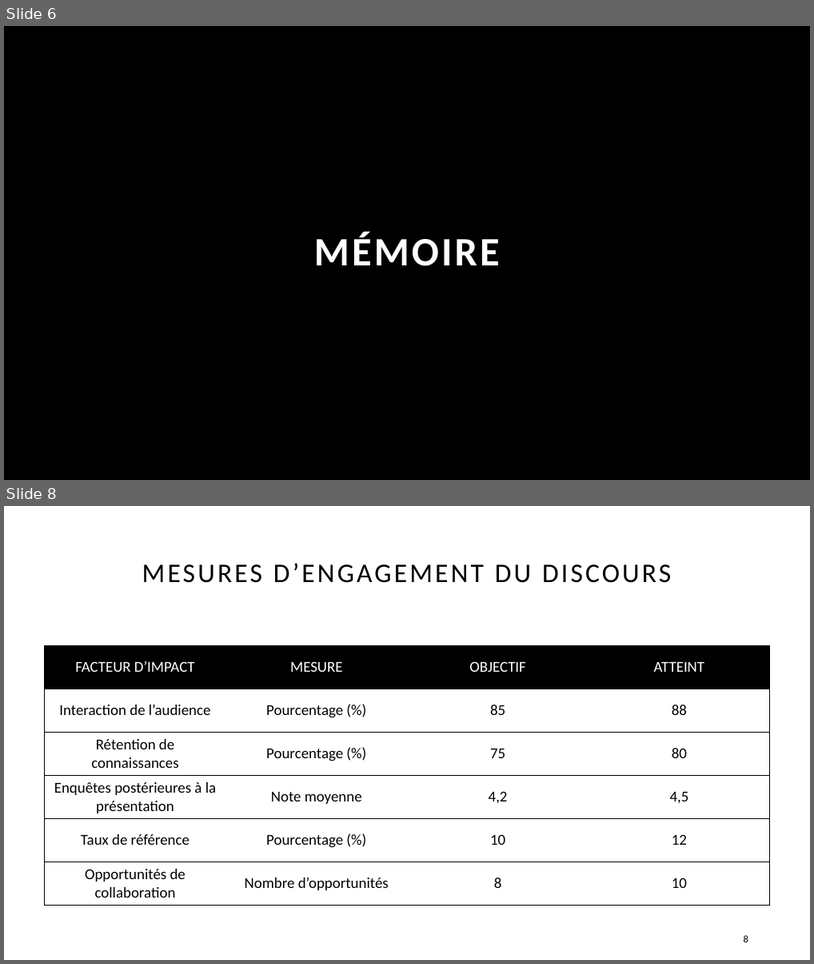
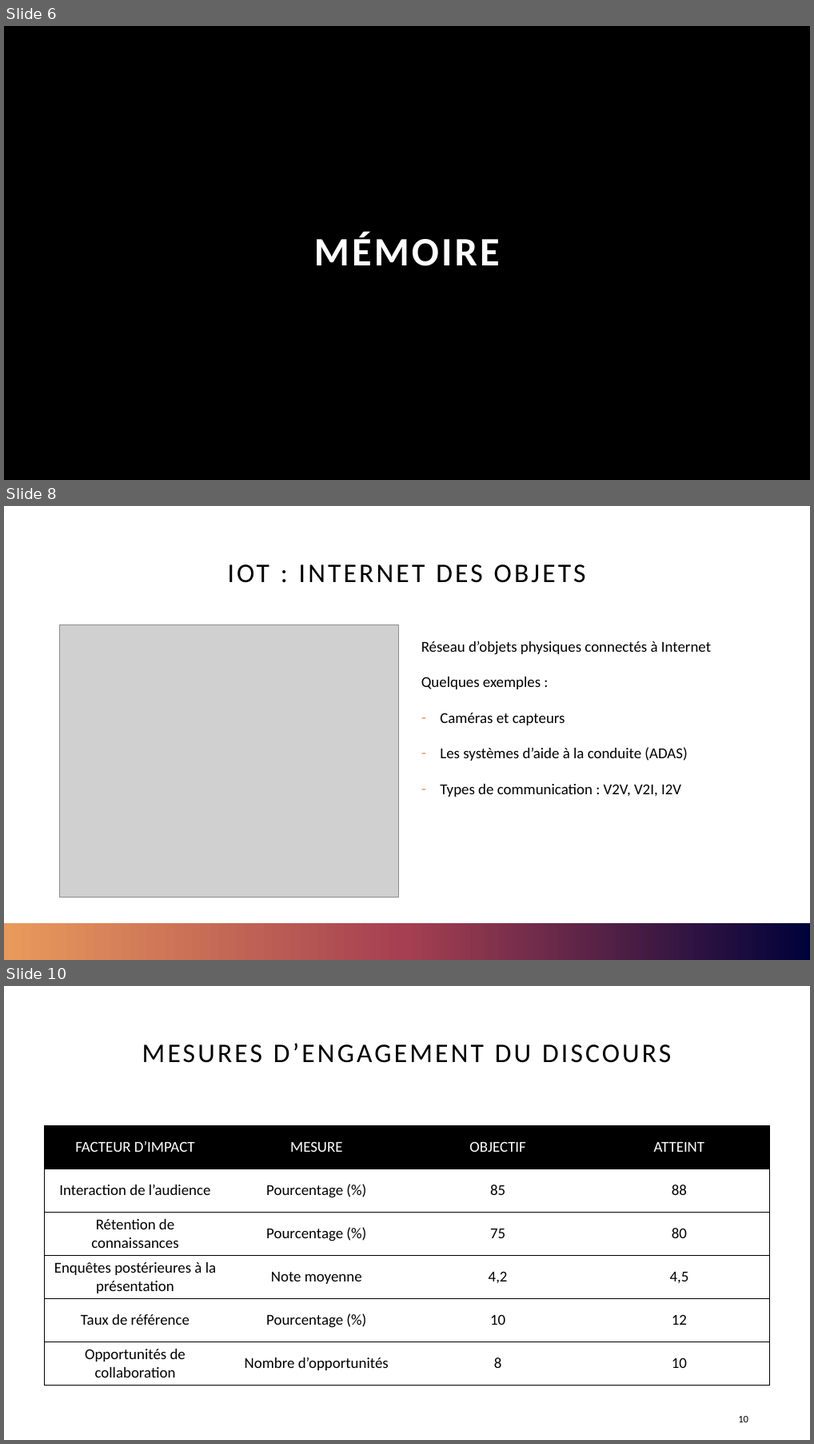
Before and after one commit to shanalfe/Memoire, a slide deck: Présentation1.pptx. Shown one above the other, each under a label of ours: slides 6 and 8 before the commit, slides 6, 8 and 10 after it; the slides between them are not shown. The pictures are 814x964 and 814x1444 pixels, drawn with LibreOffice and Linux fonts; fonts in the diff are those of the drawing; grey boxes stand for pictures; background and template pictures are left out. Boxes give left, top, right and bottom in pixels: in the first picture for what was removed or moved away, otherwise in the second. Text is boxed around its words. In the diff, an @@ line names an element or a change of style, - is before the commit and + after.

```diff
--- a/Présentation1.pptx
+++ b/Présentation1.pptx
@@ slide 8 added at bbox=[4, 506, 810, 960], background #FFFFFF @@
@@ title added at bbox=[228, 564, 586, 583], 32 pt, text #000000 @@
+IOT : INTERNET DES OBJETS
@@ picture added at bbox=[60, 624, 399, 896] @@
@@ text added at bbox=[422, 641, 711, 796], 18 pt, text #000000 @@
+Réseau d’objets physiques connectés à Internet
+Quelques exemples :
+– Caméras et capteurs
+– Les systèmes d’aide à la conduite (ADAS)
+– Types de communication : V2V, V2I, I2V
@@ rectangle added at bbox=[4, 923, 810, 960], fill gradient #00023A to #A53F51 to #E99A5B @@
@@ rectangle added at bbox=[4, 923, 810, 960], fill gradient #00023A to #A53F51 to #E99A5B @@
@@ page number added at bbox=[574, 927, 755, 952], 12 pt, text #FFFFFF @@
+8
@@ what was slide 8 is now slide 10 @@
@@ page number at bbox=[738, 1416, 749, 1422]: text changed @@
-8
+10
```
Also in this commit, not shown: 1 other slide added, 16 other files.
